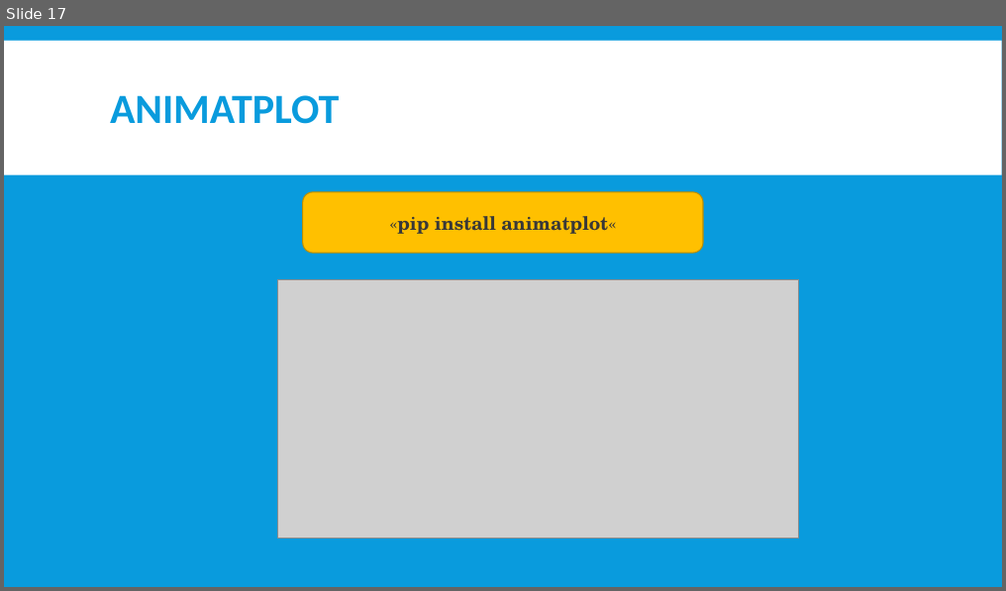
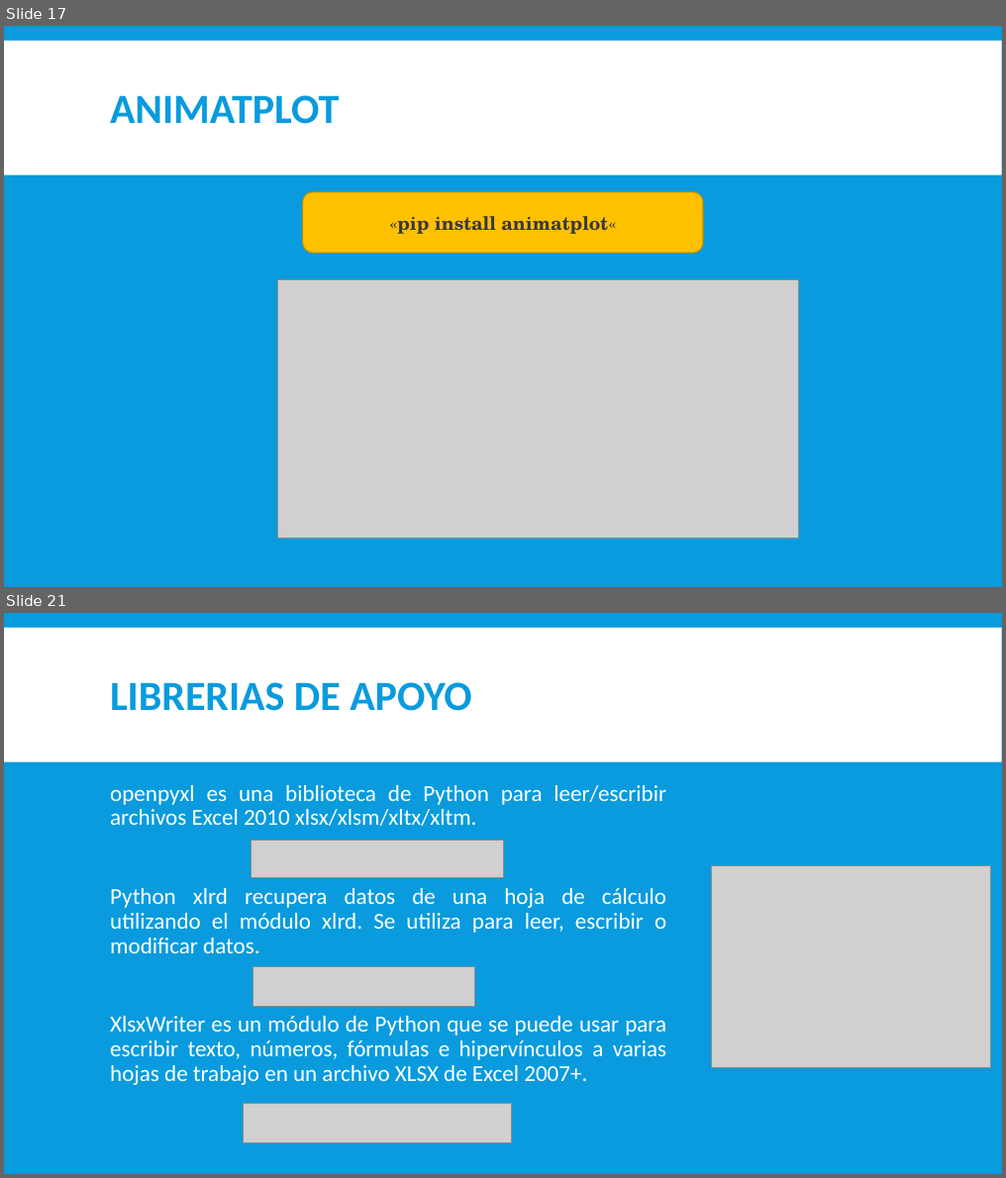
Before and after one commit to LuisOchoa1495/Graficos-Python, a slide deck: MATPLOTLIB_INTRODUCCION.pptx. Shown one above the other, each under a label of ours: slide 17 before the commit, slides 17 and 21 after it; the slides between them are not shown. The pictures are 1006x591 and 1006x1178 pixels, drawn with LibreOffice and Linux fonts; fonts in the diff are those of the drawing; grey boxes stand for pictures. Boxes give left, top, right and bottom in pixels: in the first picture for what was removed or moved away, otherwise in the second. Text is boxed around its words. In the diff, an @@ line names an element or a change of style, - is before the commit and + after.

```diff
--- a/MATPLOTLIB_INTRODUCCION.pptx
+++ b/MATPLOTLIB_INTRODUCCION.pptx
@@ slide 21 added at bbox=[4, 613, 1002, 1174], background #099BDD; not listed: 1 template element that a slide beside it also shows @@
@@ title added at bbox=[110, 682, 471, 711], 40 pt, text #099BDD, bold @@
+LIBRERIAS DE APOYO
@@ text added at bbox=[110, 785, 667, 1085], 22 pt, text #FFFFFF @@
+openpyxl es una biblioteca de Python para leer/escribir archivos Excel 2010 xlsx/xlsm/xltx/xltm.
+Python xlrd recupera datos de una hoja de cálculo utilizando el módulo xlrd. Se utiliza para leer, escribir o modificar datos.
+XlsxWriter es un módulo de Python que se puede usar para escribir texto, números, fórmulas e hipervínculos a varias hojas de trabajo en un archivo XLSX de Excel 2007+.
@@ picture added at bbox=[252, 841, 503, 878] @@
@@ picture added at bbox=[712, 866, 991, 1067] @@
@@ picture added at bbox=[252, 966, 475, 1006] @@
@@ picture added at bbox=[244, 1104, 512, 1144] @@
```
Also in this commit, not shown: 3 other slides added, 1 slide removed, 7 other files.
